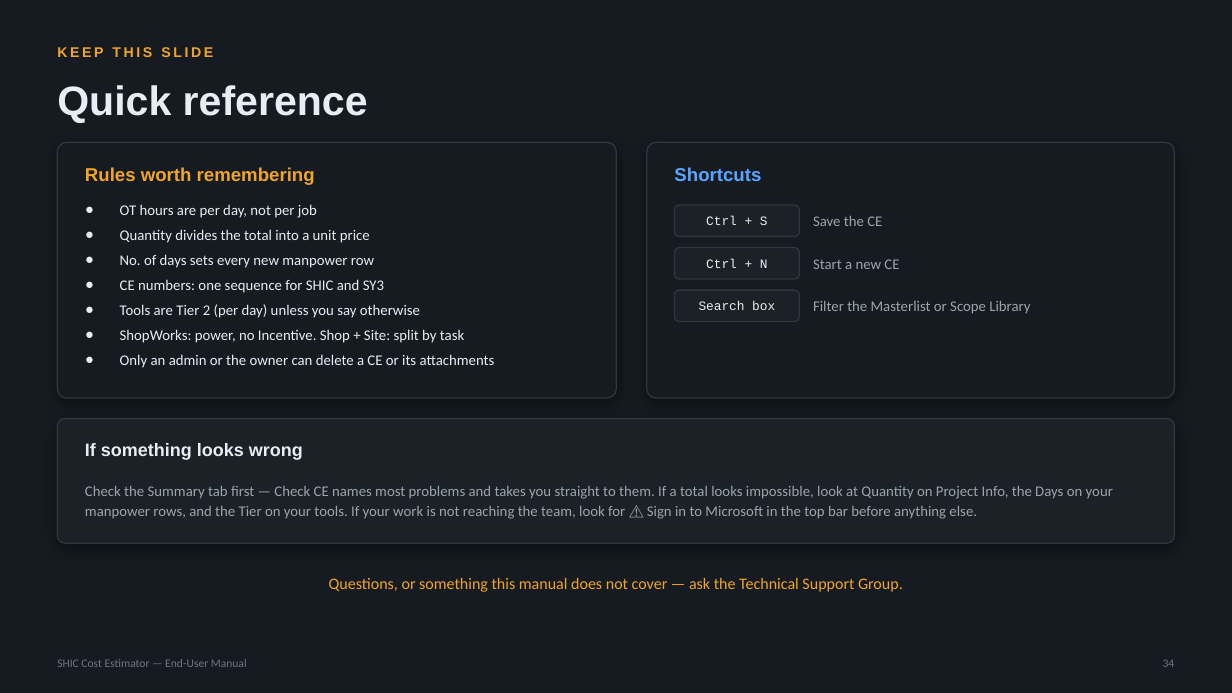
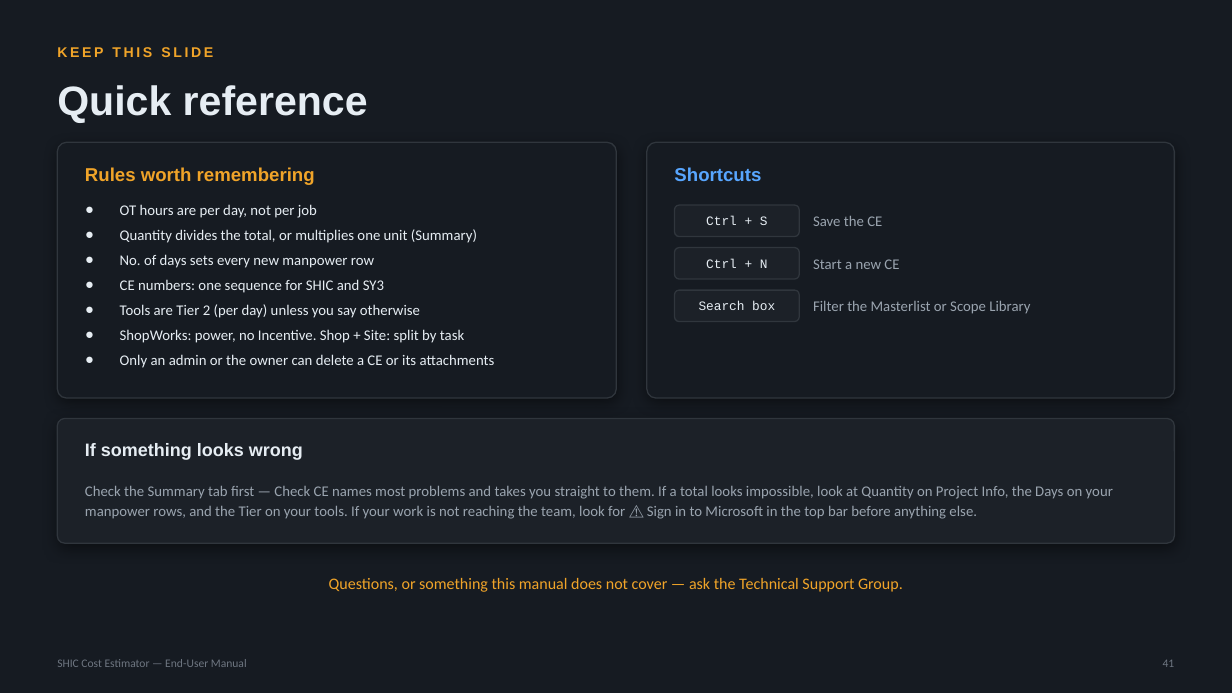
Before and after one commit to SYNERCORE/CostEstimation, a slide deck: slide 41 of docs/SHIC-Cost-Estimator-User-Manual.pptx (slide 34 before the commit). Drawn at 1232x693 pixels with LibreOffice and Linux fonts; fonts in the diff are those of the drawing. Boxes give left, top, right and bottom in pixels: in the first picture for what was removed or moved away, otherwise in the second. Text is boxed around its words. In the diff, an @@ line names an element or a change of style, - is before the commit and + after.

```diff
--- a/docs/SHIC-Cost-Estimator-User-Manual.pptx
+++ b/docs/SHIC-Cost-Estimator-User-Manual.pptx
@@ text at <box>120,229,477,243</box>: text changed @@
-● Quantity divides the total into a unit price
+● Quantity divides the total, or multiplies one unit (Summary)
@@ text at <box>1163,660,1175,667</box>: text changed @@
-34
+41
```
Also in this commit, not shown: 32 other slides changed, 7 slides added.
